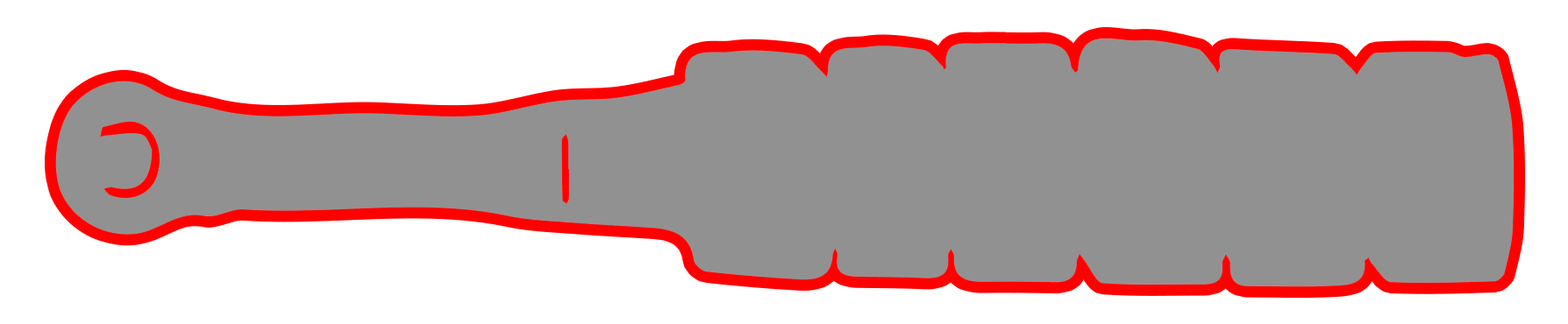
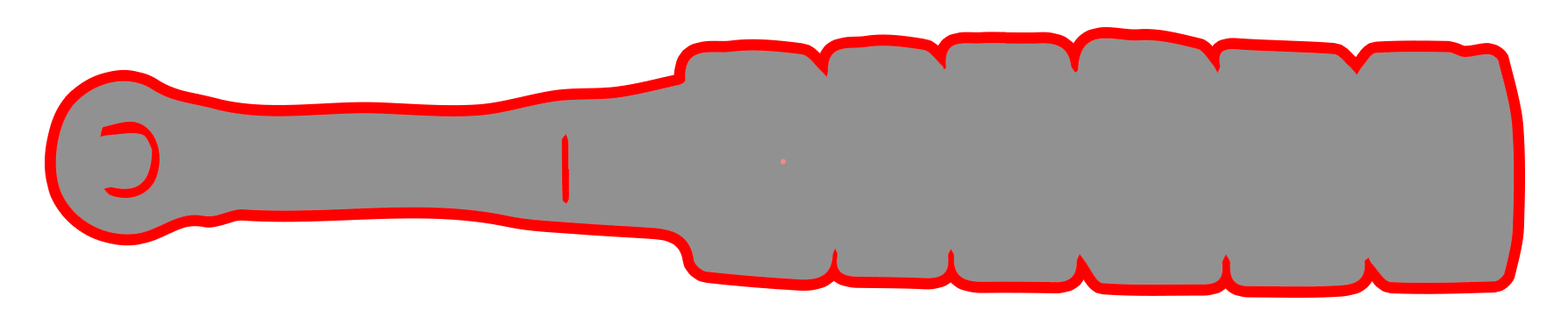
The second 1568 x 324 image is a revision of the first. Changes to its layers:
added layer "Layer 2" above "Vector Smart Object copy" over (779, 158, 787, 165)
